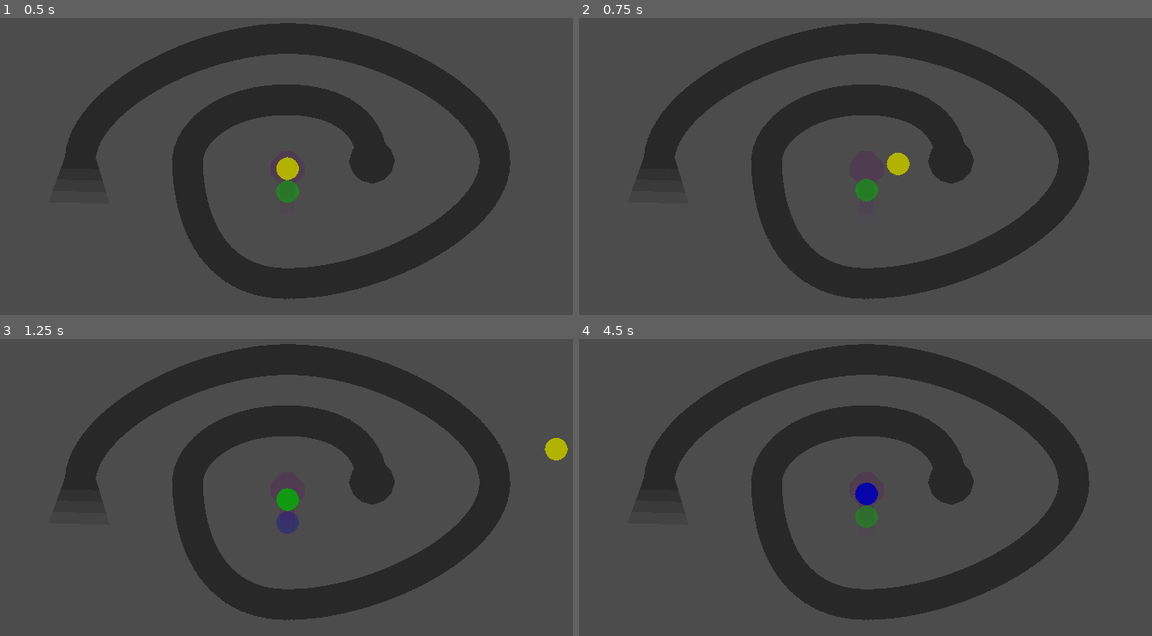
Above: before the commit, frames 1-4 (two rows, left to right).
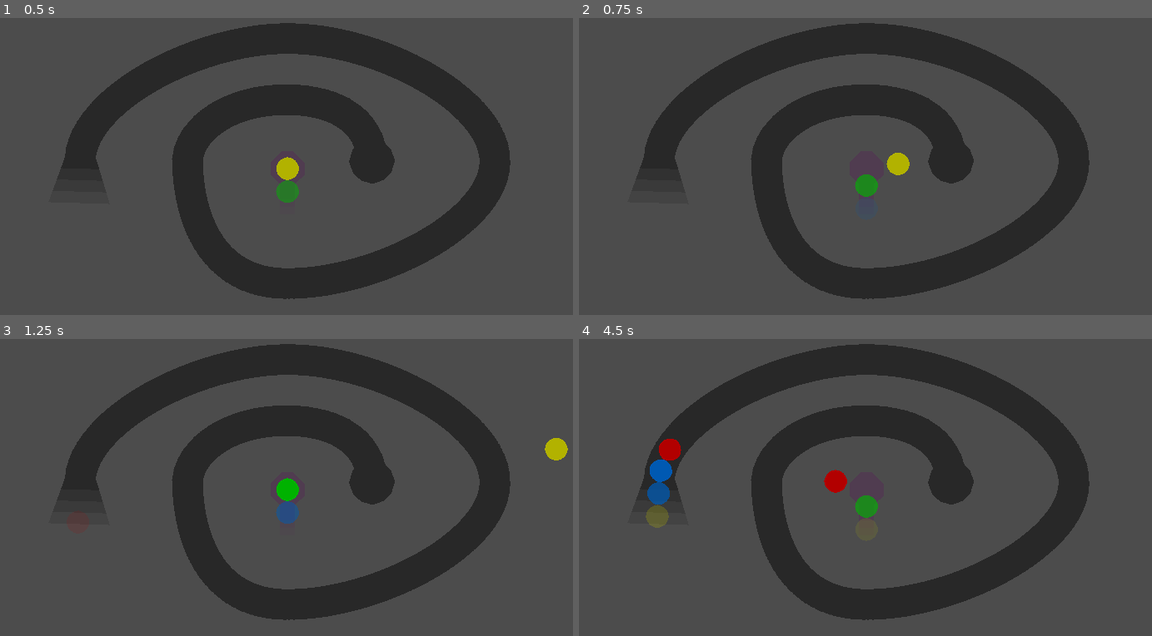
Above: after the commit, the same moments.

Repository: doodad-games/bloop-bloop
Game: Godot game, scene res://Map1.tscn
The game is run twice, just before and just after one commit, with the same random seed, the same clock (stepped at 60 frames per second) and the same inputs.
Inputs (mouse positions are in pixels of both pictures, inside the frame that each line leads up to):
- Up to frame 1 (0.5 s): no input
- Up to frame 2 (0.75 s): tap Enter at 0.5 s; move the mouse to (1014, 145) at 0.52 s; click (1014, 145) at 0.67 s
- Up to frame 3 (1.25 s): no input
- Up to frame 4 (4.5 s): move the mouse to (733, 496) at 1.27 s; click (733, 496) at 1.42 s; move the mouse to (934, 416) at 2.02 s; click (934, 416) at 2.17 s; move the mouse to (836, 543) at 2.77 s; click (836, 543) at 2.92 s; move the mouse to (1071, 529) at 3.52 s; click (1071, 529) at 3.67 s; move the mouse to (670, 437) at 4.27 s; click (670, 437) at 4.42 s

Frame 1 is identical in both runs. In frame 2, 0.1% of the frame differs, in the area x 48-53%, y 52-62%; in frame 3, 0.6%; in frame 4, 1.7%, in the area x 11-53%, y 33-64%.

Commit message:
new: RollingBall rolls across BallPath until it ends the game.

Diff:
--- a/Ball.gd
+++ b/Ball.gd
@@ -1,12 +1,5 @@
 extends Polygon2D
 class_name Ball
 
-const COLOURS := [
-	Color(0.7, 0, 0),
-	Color(0, 0.7, 0),
-	Color(0, 0, 0.7),
-	Color(0.7, 0.7, 0),
-]
-
 func _ready() -> void:
-	color = COLOURS[randi() % len(COLOURS)]
+	color = G.BALL_COLOURS[randi() % len(G.BALL_COLOURS)]
--- a/BallPath/BallPath.gd
+++ b/BallPath/BallPath.gd
@@ -1,36 +1,63 @@
 extends Path2D
 class_name BallPath
 
-export (PackedScene) var BallPathStart
-export (PackedScene) var BallPathSegment
-export (PackedScene) var BallPathEnd
+signal ball_spawned(inst)
+
+const START_TSCN := preload("res://BallPath/Start.tscn")
+const SEGMENT_TSCN := preload("res://BallPath/Segment.tscn")
+const END_TSCN := preload("res://BallPath/End.tscn")
+const ROLLING_BALL_TSCN := preload("res://RollingBall.tscn")
+
+var graphic_ctnr: Node2D
+var ball_spawn_period_elapsed := 0.0
 
 func _ready() -> void:
 	build_graphic()
 
+func _physics_process(delta: float) -> void:
+	maybe_spawn(delta)
+
 func build_graphic() -> void:
 	assert(get_curve().get_baked_length() > 0)
+
+	graphic_ctnr = Node2D.new()
+	graphic_ctnr.name = "Graphic"
+	add_child(graphic_ctnr)
 
 	var f := PathFollow2D.new()
 	add_child(f)
 
 	f.loop = false
 
-	build_bit(BallPathStart, f)
+	build_bit(START_TSCN, f)
 
 	while true:
 		f.offset += G.PATH_BUILD_STEP
 
-		build_bit(BallPathSegment, f)
+		build_bit(SEGMENT_TSCN, f)
 
 		if f.unit_offset == 1:
 			break
 
-	build_bit(BallPathEnd, f)
+	build_bit(END_TSCN, f)
+
+	f.queue_free()
 
 func build_bit(scene: PackedScene, follower: PathFollow2D) -> void:
 	var node: Node = scene.instance()
-	add_child(node)
+	graphic_ctnr.add_child(node)
 
 	node.position = follower.position
 	node.rotation = follower.rotation
+
+func maybe_spawn(delta: float) -> void:
+	ball_spawn_period_elapsed += delta
+	if ball_spawn_period_elapsed < G.BALL_SPAWN_PERIOD:
+		return
+	ball_spawn_period_elapsed -= G.BALL_SPAWN_PERIOD
+
+	var ball: RollingBall = ROLLING_BALL_TSCN.instance()
+	add_child(ball)
+	ball.init()
+
+	emit_signal("ball_spawned", ball)
--- a/BallPath/BallPath.tscn
+++ b/BallPath/BallPath.tscn
@@ -1,9 +1,6 @@
-[gd_scene load_steps=6 format=2]
+[gd_scene load_steps=3 format=2]
 
 [ext_resource path="res://BallPath/BallPath.gd" type="Script" id=1]
-[ext_resource path="res://BallPath/BallPathSegment.tscn" type="PackedScene" id=2]
-[ext_resource path="res://BallPath/BallPathStart.tscn" type="PackedScene" id=3]
-[ext_resource path="res://BallPath/BallPathEnd.tscn" type="PackedScene" id=4]
 
 [sub_resource type="Curve2D" id=1]
 _data = {
@@ -13,6 +10,3 @@
 [node name="BallPath" type="Path2D"]
 curve = SubResource( 1 )
 script = ExtResource( 1 )
-BallPathStart = ExtResource( 3 )
-BallPathSegment = ExtResource( 2 )
-BallPathEnd = ExtResource( 4 )
--- a/G.gd
+++ b/G.gd
@@ -1,9 +1,19 @@
 class_name G
+
+const BALL_COLOURS := [
+	Color(0.7, 0.0, 0.0),
+	Color(0.0, 0.7, 0.0),
+	Color(0.0, 0.35, 0.7),
+	Color(0.7, 0.7, 0.0),
+]
+const BALL_RADIUS := 48.0
+const BALL_ROLL_SPEED := 48.0
+const BALL_SPAWN_PERIOD := BALL_RADIUS / BALL_ROLL_SPEED
 
 const PATH_BUILD_STEP := 16
 
 const SHOT_SPEED := 1000
 
 const QUEUE_NUM_BALLS := 3
-const QUEUE_ADVANCE_TIME := 1.0
-const QUEUE_ADVANCE_AMOUNT := QUEUE_ADVANCE_TIME / (QUEUE_NUM_BALLS - 1.0)
+const QUEUE_ADVANCE_TIME := 0.25
+const QUEUE_ADVANCE_AMOUNT := (1.0 / (QUEUE_NUM_BALLS - 1)) / QUEUE_ADVANCE_TIME
--- a/Map.gd
+++ b/Map.gd
@@ -1,12 +1,19 @@
 extends Node2D
 class_name Map
 
-export (PackedScene) var ShotBall
+const SHOT_BALL_TSCN := preload("res://ShotBall.tscn")
 
 func _ready() -> void:
 	var _nop := $Shooter.connect("shoot", self, "on_Shooter_shoot")
+	_nop = $BallPath.connect("ball_spawned", self, "on_BallPath_ball_spawned")
 
 func on_Shooter_shoot(ball: Ball, target: Vector2) -> void:
-	var shot: ShotBall = ShotBall.instance()
+	var shot: ShotBall = SHOT_BALL_TSCN.instance()
 	add_child(shot)
 	shot.init(ball, target)
+
+func on_BallPath_ball_spawned(ball: RollingBall) -> void:
+	var _nop := ball.connect("reached_end", self, "on_RollingBall_reached_end")
+
+func on_RollingBall_reached_end() -> void:
+	Engine.time_scale = 0.0
--- a/Map1.tscn
+++ b/Map1.tscn
@@ -1,8 +1,7 @@
-[gd_scene load_steps=6 format=2]
+[gd_scene load_steps=5 format=2]
 
 [ext_resource path="res://Map.gd" type="Script" id=1]
 [ext_resource path="res://Shooter.tscn" type="PackedScene" id=2]
-[ext_resource path="res://ShotBall.tscn" type="PackedScene" id=3]
 [ext_resource path="res://BallPath/BallPath.tscn" type="PackedScene" id=4]
 
 [sub_resource type="Curve2D" id=1]
@@ -12,7 +11,6 @@
 
 [node name="Map" type="Node2D"]
 script = ExtResource( 1 )
-ShotBall = ExtResource( 3 )
 
 [node name="Shooter" parent="." instance=ExtResource( 2 )]
 position = Vector2( 688, 336 )
--- a/QueuedBall.gd
+++ b/QueuedBall.gd
@@ -4,7 +4,7 @@
 var pos_in_queue := 0
 var dest_offset := 0.0
 
-func _process(delta: float) -> void:
+func _physics_process(delta: float) -> void:
 	update_position(delta)
 
 func init(initial_pos: int) -> void:
--- /dev/null
+++ b/RollingBall.gd
@@ -0,0 +1,34 @@
+extends PathFollow2D
+class_name RollingBall
+
+signal reached_end()
+
+var raw_offset := 0.0
+
+const BALL_TSCN := preload("res://Ball.tscn")
+
+func _physics_process(delta: float) -> void:
+	roll(delta)
+
+func init() -> void:
+	var ball: Ball = BALL_TSCN.instance()
+	add_child(ball)
+
+	raw_offset = -G.BALL_RADIUS * 2
+
+	roll(0.0)
+
+func roll(delta: float) -> void:
+	raw_offset += G.BALL_ROLL_SPEED * delta
+
+	if raw_offset < 0:
+		offset = 0
+		$Ball.offset = Vector2.DOWN.rotated(rotation) * raw_offset
+		$Ball.color.a = clamp(1 - raw_offset / (-G.BALL_RADIUS * 2), 0.0, 1.0)
+	else:
+		offset = raw_offset
+		$Ball.offset = Vector2.ZERO
+		$Ball.color.a = 1.0
+
+	if unit_offset >= 1.0:
+		emit_signal("reached_end")
--- /dev/null
+++ b/RollingBall.tscn
@@ -0,0 +1,7 @@
+[gd_scene load_steps=2 format=2]
+
+[ext_resource path="res://RollingBall.gd" type="Script" id=1]
+
+[node name="RollingBall" type="PathFollow2D"]
+loop = false
+script = ExtResource( 1 )
--- a/Shooter.gd
+++ b/Shooter.gd
@@ -1,12 +1,12 @@
 extends Polygon2D
 class_name Shooter
 
-export (PackedScene) var QueuedBall
+signal shoot(pos, rot)
+
+const QUEUED_BALL_TSCN := preload("res://QueuedBall.tscn")
 
 var queue := []
 var advancing := false
-
-signal shoot(pos, rot)
 
 func _ready() -> void:
 	for i in range(G.QUEUE_NUM_BALLS):
@@ -35,7 +35,7 @@
 	create_ball(G.QUEUE_NUM_BALLS - 1)
 
 func create_ball(queue_pos: int) -> void:
-	var ball: QueuedBall = QueuedBall.instance()
+	var ball: QueuedBall = QUEUED_BALL_TSCN.instance()
 	$QueuedBallPath.add_child(ball)
 	ball.init(queue_pos)
 	queue.push_back(ball)
--- a/project.godot
+++ b/project.godot
@@ -34,6 +34,11 @@
 "language": "GDScript",
 "path": "res://QueuedBall.gd"
 }, {
+"base": "PathFollow2D",
+"class": "RollingBall",
+"language": "GDScript",
+"path": "res://RollingBall.gd"
+}, {
 "base": "Polygon2D",
 "class": "Shooter",
 "language": "GDScript",
@@ -50,6 +55,7 @@
 "G": "",
 "Map": "",
 "QueuedBall": "",
+"RollingBall": "",
 "Shooter": "",
 "ShotBall": ""
 }
Renamed: BallPath/BallPathEnd.tscn -> BallPath/End.tscn
Renamed: BallPath/BallPathSegment.tscn -> BallPath/Segment.tscn
Renamed: BallPath/BallPathStart.tscn -> BallPath/Start.tscn
